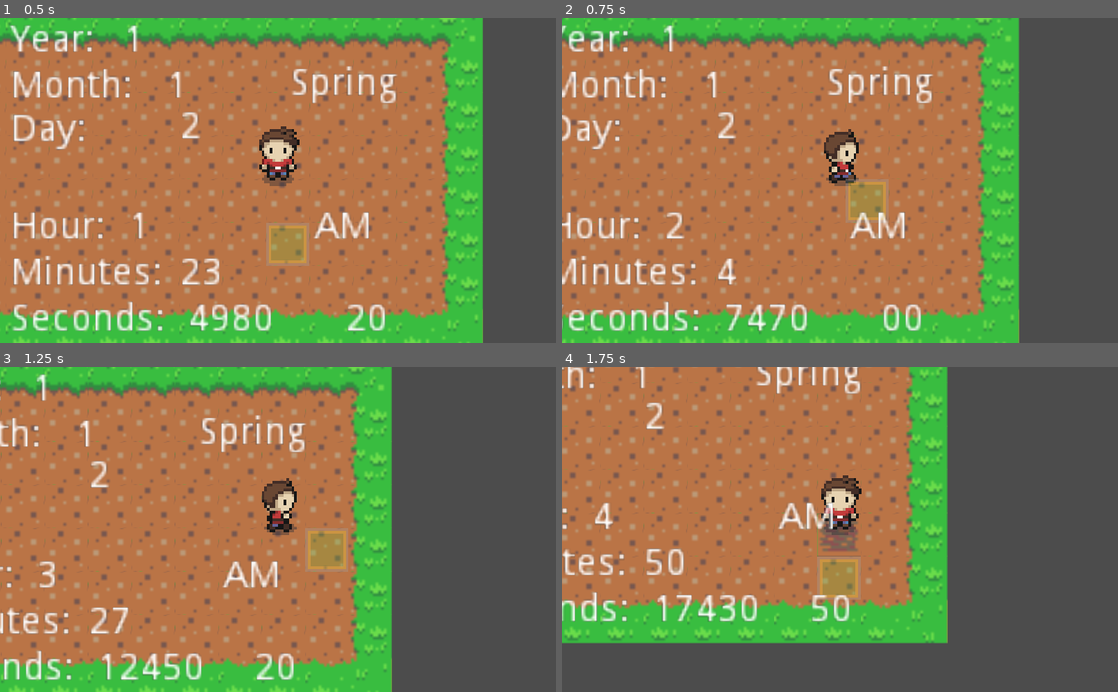
Above: before the commit, frames 1-4 (two rows, left to right).
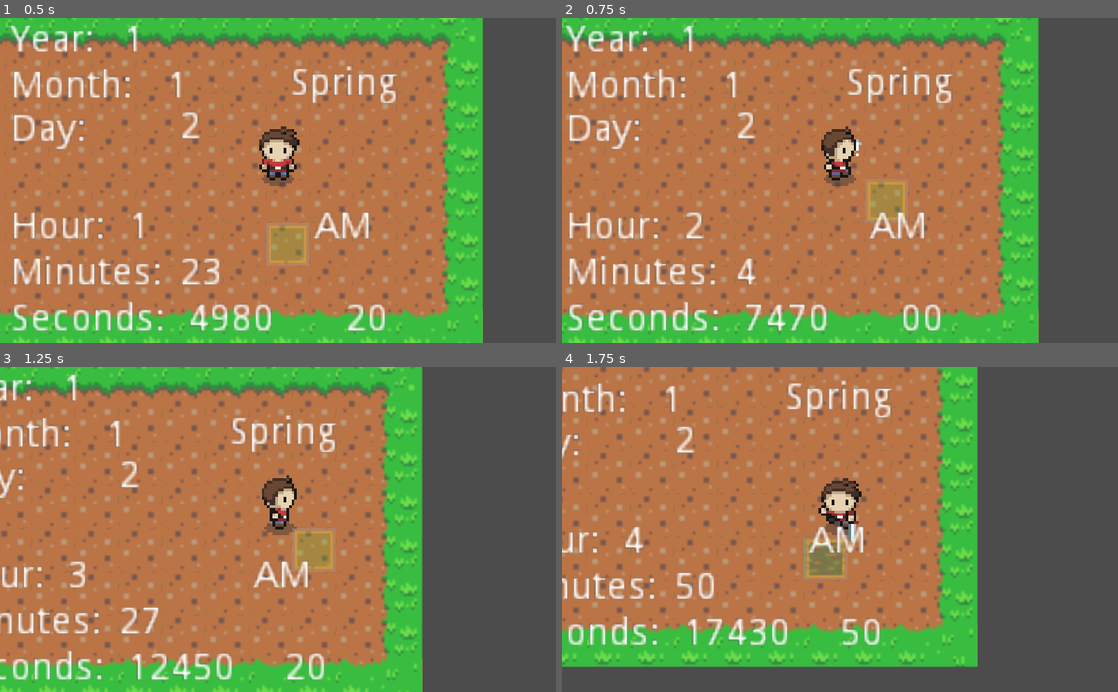
Above: after the commit, the same moments.

Repository: PeterCui1991/FarmTutorial
Game: Godot game, scene res://TileMap/Farm.tscn
Two runs of this game, one before a commit and one after it. Both use one fixed random seed, a clock stepped at 60 frames per second and the inputs below. Before the commit the project has no main scene; this scene is started directly in both runs.
Inputs:
- Up to frame 1 (0.5 s): no input
- Up to frame 2 (0.75 s): hold Right (ui_right) from 0.53 s (still down); tap Z (Action, bound only after the commit) at 0.6 s
- Up to frame 3 (1.25 s): keep holding Right (ui_right)
- Up to frame 4 (1.75 s): release Right (ui_right) at 1.28 s; hold Down (ui_down) from 1.28 s (still down); tap C (Hoe) at 1.35 s; tap Z (Action, bound only after the commit) at 1.55 s

Frame 1 is identical in both runs. In frame 2, 30% of the frame differs, in the area x 0-86%, y 0-100%; in frame 3, 30%; in frame 4, 35%, in the area x 0-75%, y 0-93%.

Commit message:
Simple State Machine for Player

Diff:
--- a/FarmTutorial/Player/Player.gd
+++ b/FarmTutorial/Player/Player.gd
@@ -4,38 +4,87 @@
 var max_speed = 48
 var face_direction = Vector2(0, 1)
 
+# State Machine
+enum STATES {WALK, IDLE, ATTACK}
+var state = 1 # 1 means IDLE, index of states, default
+
 onready var anim = $AnimationPlayer
 
 func _ready():
-	anim.play("Idle Down")
+	_change_state(STATES.IDLE)
 
-func _physics_process(delta):
+func _change_state(new_state):
+	# What you want player to do when they switch to new state
+	match new_state:
+		STATES.IDLE:
+			velocity = Vector2.ZERO
+		STATES.WALK:
+			pass
+		STATES.ATTACK:
+			pass
+	state = new_state
+
+func get_input_direction():
 	var input_direction = Vector2(
 		int(Input.is_action_pressed("ui_right")) - int(Input.is_action_pressed("ui_left")),
 		int(Input.is_action_pressed("ui_down")) - int(Input.is_action_pressed("ui_up"))
 		)
-	input_direction = input_direction.normalized()
+	return input_direction
 
-	if input_direction != Vector2.ZERO:
-		if input_direction.y == -1 and input_direction.x in [1, 0]:
-			anim.play('Walk Up')
-		elif input_direction.y == 1 and input_direction.x in [-1, 0]:
-			anim.play('Walk Down')
-		elif input_direction.x == 1 and input_direction.y in [0, 1]:
-			anim.play('Walk Right')
-		elif input_direction.x == -1 and input_direction.y in [0, -1]:
-			anim.play("Walk Left")
-		face_direction = input_direction
-		velocity = input_direction * max_speed
-	else:
-		if face_direction.y == -1 and face_direction.x in [1, 0]:
-			anim.play('Idle Up')
-		elif face_direction.y == 1 and face_direction.x in [-1, 0]:
-			anim.play("Idle Down")
-		elif face_direction.x == 1 and face_direction.y in [0, 1]:
-			anim.play('Idle Right')
-		elif face_direction.x == -1 and face_direction.y in [0, -1]:
-			anim.play("Idle Left")
-		velocity = Vector2.ZERO
+func _input(event):
+	if Input.is_action_just_pressed("Action"):
+		_change_state(STATES.ATTACK)
+		return
 
-	move_and_slide(velocity, Vector2.ZERO)
+func _physics_process(delta):
+	match state:
+		STATES.IDLE:
+			# check if player has movement action when in IDLE
+			var input_direction = get_input_direction()
+			if input_direction:
+				_change_state(STATES.WALK)
+				return
+
+			if face_direction.y == -1 and face_direction.x in [1, 0]:
+				anim.play('Idle Up')
+			elif face_direction.y == 1 and face_direction.x in [-1, 0]:
+				anim.play("Idle Down")
+			elif face_direction.x == 1 and face_direction.y in [0, 1]:
+				anim.play('Idle Right')
+			elif face_direction.x == -1 and face_direction.y in [0, -1]:
+				anim.play("Idle Left")
+
+		STATES.WALK:
+			# check if player has no movement
+			var input_direction = get_input_direction()
+			if not input_direction:
+				_change_state(STATES.IDLE)
+				return
+			if input_direction.y == -1 and input_direction.x in [1, 0]:
+				anim.play('Walk Up')
+			elif input_direction.y == 1 and input_direction.x in [-1, 0]:
+				anim.play('Walk Down')
+			elif input_direction.x == 1 and input_direction.y in [0, 1]:
+				anim.play('Walk Right')
+			elif input_direction.x == -1 and input_direction.y in [0, -1]:
+				anim.play("Walk Left")
+			input_direction = input_direction.normalized()
+			face_direction = input_direction
+			velocity = input_direction * max_speed
+
+			move_and_slide(velocity, Vector2.ZERO)
+
+		STATES.ATTACK:
+			if face_direction.y == -1 and face_direction.x in [1, 0]:
+				anim.play('Attack Up')
+			elif face_direction.y == 1 and face_direction.x in [-1, 0]:
+				anim.play("Attack Down")
+			elif face_direction.x == 1 and face_direction.y in [0, 1]:
+				anim.play('Attack Right')
+			elif face_direction.x == -1 and face_direction.y in [0, -1]:
+				anim.play("Attack Left")
+
+func _on_AnimationPlayer_animation_finished(anim_name):
+	if "Attack" in anim_name:
+		_change_state(STATES.IDLE)
+		return
--- a/FarmTutorial/Player/Player.tscn
+++ b/FarmTutorial/Player/Player.tscn
@@ -7,11 +7,464 @@
 [ext_resource path="res://Assets/Player/Naked-Idle-Up.png" type="Texture" id=5]
 [ext_resource path="res://Assets/Player/Naked-Walk-Down.png" type="Texture" id=6]
 [ext_resource path="res://Assets/Player/Naked-Walk-Side.png" type="Texture" id=7]
+[ext_resource path="res://Assets/Player/Naked-Attack.png" type="Texture" id=8]
 
 [sub_resource type="RectangleShape2D" id=1]
 extents = Vector2( 6.72868, 3.76048 )
 
 [sub_resource type="Animation" id=2]
+resource_name = "Attack Down"
+length = 0.2
+step = 0.05
+tracks/0/type = "value"
+tracks/0/path = NodePath("Sprite:texture")
+tracks/0/interp = 1
+tracks/0/loop_wrap = true
+tracks/0/imported = false
+tracks/0/enabled = true
+tracks/0/keys = {
+"times": PoolRealArray( 0 ),
+"transitions": PoolRealArray( 1 ),
+"update": 1,
+"values": [ ExtResource( 8 ) ]
+}
+tracks/1/type = "value"
+tracks/1/path = NodePath("Sprite:vframes")
+tracks/1/interp = 1
+tracks/1/loop_wrap = true
+tracks/1/imported = false
+tracks/1/enabled = true
+tracks/1/keys = {
+"times": PoolRealArray( 0 ),
+"transitions": PoolRealArray( 1 ),
+"update": 1,
+"values": [ 4 ]
+}
+tracks/2/type = "value"
+tracks/2/path = NodePath("Sprite:hframes")
+tracks/2/interp = 1
+tracks/2/loop_wrap = true
+tracks/2/imported = false
+tracks/2/enabled = true
+tracks/2/keys = {
+"times": PoolRealArray( 0 ),
+"transitions": PoolRealArray( 1 ),
+"update": 1,
+"values": [ 4 ]
+}
+tracks/3/type = "value"
+tracks/3/path = NodePath("Sprite:frame")
+tracks/3/interp = 1
+tracks/3/loop_wrap = true
+tracks/3/imported = false
+tracks/3/enabled = true
+tracks/3/keys = {
+"times": PoolRealArray( 0, 0.05, 0.1, 0.15 ),
+"transitions": PoolRealArray( 1, 1, 1, 1 ),
+"update": 1,
+"values": [ 0, 1, 2, 3 ]
+}
+tracks/4/type = "value"
+tracks/4/path = NodePath("Sprite:flip_h")
+tracks/4/interp = 1
+tracks/4/loop_wrap = true
+tracks/4/imported = false
+tracks/4/enabled = true
+tracks/4/keys = {
+"times": PoolRealArray( 0 ),
+"transitions": PoolRealArray( 1 ),
+"update": 1,
+"values": [ false ]
+}
+tracks/5/type = "value"
+tracks/5/path = NodePath("HitBox:monitorable")
+tracks/5/interp = 1
+tracks/5/loop_wrap = true
+tracks/5/imported = false
+tracks/5/enabled = true
+tracks/5/keys = {
+"times": PoolRealArray( 0, 0.05, 0.2 ),
+"transitions": PoolRealArray( 1, 1, 1 ),
+"update": 1,
+"values": [ false, true, false ]
+}
+tracks/6/type = "value"
+tracks/6/path = NodePath("HitBox:position")
+tracks/6/interp = 1
+tracks/6/loop_wrap = true
+tracks/6/imported = false
+tracks/6/enabled = true
+tracks/6/keys = {
+"times": PoolRealArray( 0 ),
+"transitions": PoolRealArray( 1 ),
+"update": 0,
+"values": [ Vector2( 0, 1 ) ]
+}
+tracks/7/type = "value"
+tracks/7/path = NodePath("HitBox:rotation_degrees")
+tracks/7/interp = 1
+tracks/7/loop_wrap = true
+tracks/7/imported = false
+tracks/7/enabled = true
+tracks/7/keys = {
+"times": PoolRealArray( 0 ),
+"transitions": PoolRealArray( 1 ),
+"update": 0,
+"values": [ 0.0 ]
+}
+tracks/8/type = "value"
+tracks/8/path = NodePath("HitBox:scale")
+tracks/8/interp = 1
+tracks/8/loop_wrap = true
+tracks/8/imported = false
+tracks/8/enabled = true
+tracks/8/keys = {
+"times": PoolRealArray( 0 ),
+"transitions": PoolRealArray( 1 ),
+"update": 0,
+"values": [ Vector2( 1, 1 ) ]
+}
+
+[sub_resource type="Animation" id=3]
+resource_name = "Attack Left"
+length = 0.2
+step = 0.05
+tracks/0/type = "value"
+tracks/0/path = NodePath("Sprite:texture")
+tracks/0/interp = 1
+tracks/0/loop_wrap = true
+tracks/0/imported = false
+tracks/0/enabled = true
+tracks/0/keys = {
+"times": PoolRealArray( 0 ),
+"transitions": PoolRealArray( 1 ),
+"update": 1,
+"values": [ ExtResource( 8 ) ]
+}
+tracks/1/type = "value"
+tracks/1/path = NodePath("Sprite:vframes")
+tracks/1/interp = 1
+tracks/1/loop_wrap = true
+tracks/1/imported = false
+tracks/1/enabled = true
+tracks/1/keys = {
+"times": PoolRealArray( 0 ),
+"transitions": PoolRealArray( 1 ),
+"update": 1,
+"values": [ 4 ]
+}
+tracks/2/type = "value"
+tracks/2/path = NodePath("Sprite:hframes")
+tracks/2/interp = 1
+tracks/2/loop_wrap = true
+tracks/2/imported = false
+tracks/2/enabled = true
+tracks/2/keys = {
+"times": PoolRealArray( 0 ),
+"transitions": PoolRealArray( 1 ),
+"update": 1,
+"values": [ 4 ]
+}
+tracks/3/type = "value"
+tracks/3/path = NodePath("Sprite:frame")
+tracks/3/interp = 1
+tracks/3/loop_wrap = true
+tracks/3/imported = false
+tracks/3/enabled = true
+tracks/3/keys = {
+"times": PoolRealArray( 0, 0.05, 0.1, 0.15 ),
+"transitions": PoolRealArray( 1, 1, 1, 1 ),
+"update": 1,
+"values": [ 12, 13, 14, 15 ]
+}
+tracks/4/type = "value"
+tracks/4/path = NodePath("Sprite:flip_h")
+tracks/4/interp = 1
+tracks/4/loop_wrap = true
+tracks/4/imported = false
+tracks/4/enabled = true
+tracks/4/keys = {
+"times": PoolRealArray( 0 ),
+"transitions": PoolRealArray( 1 ),
+"update": 1,
+"values": [ false ]
+}
+tracks/5/type = "value"
+tracks/5/path = NodePath("HitBox:monitorable")
+tracks/5/interp = 1
+tracks/5/loop_wrap = true
+tracks/5/imported = false
+tracks/5/enabled = true
+tracks/5/keys = {
+"times": PoolRealArray( 0, 0.05, 0.2 ),
+"transitions": PoolRealArray( 1, 1, 1 ),
+"update": 1,
+"values": [ false, true, false ]
+}
+tracks/6/type = "value"
+tracks/6/path = NodePath("HitBox:position")
+tracks/6/interp = 1
+tracks/6/loop_wrap = true
+tracks/6/imported = false
+tracks/6/enabled = true
+tracks/6/keys = {
+"times": PoolRealArray( 0 ),
+"transitions": PoolRealArray( 1 ),
+"update": 0,
+"values": [ Vector2( -11, -7 ) ]
+}
+tracks/7/type = "value"
+tracks/7/path = NodePath("HitBox:rotation_degrees")
+tracks/7/interp = 1
+tracks/7/loop_wrap = true
+tracks/7/imported = false
+tracks/7/enabled = true
+tracks/7/keys = {
+"times": PoolRealArray( 0 ),
+"transitions": PoolRealArray( 1 ),
+"update": 0,
+"values": [ -90.0 ]
+}
+tracks/8/type = "value"
+tracks/8/path = NodePath("HitBox:scale")
+tracks/8/interp = 1
+tracks/8/loop_wrap = true
+tracks/8/imported = false
+tracks/8/enabled = true
+tracks/8/keys = {
+"times": PoolRealArray( 0 ),
+"transitions": PoolRealArray( 1 ),
+"update": 0,
+"values": [ Vector2( 1, 1 ) ]
+}
+
+[sub_resource type="Animation" id=4]
+resource_name = "Attack Right"
+length = 0.2
+step = 0.05
+tracks/0/type = "value"
+tracks/0/path = NodePath("Sprite:texture")
+tracks/0/interp = 1
+tracks/0/loop_wrap = true
+tracks/0/imported = false
+tracks/0/enabled = true
+tracks/0/keys = {
+"times": PoolRealArray( 0 ),
+"transitions": PoolRealArray( 1 ),
+"update": 1,
+"values": [ ExtResource( 8 ) ]
+}
+tracks/1/type = "value"
+tracks/1/path = NodePath("Sprite:vframes")
+tracks/1/interp = 1
+tracks/1/loop_wrap = true
+tracks/1/imported = false
+tracks/1/enabled = true
+tracks/1/keys = {
+"times": PoolRealArray( 0 ),
+"transitions": PoolRealArray( 1 ),
+"update": 1,
+"values": [ 4 ]
+}
+tracks/2/type = "value"
+tracks/2/path = NodePath("Sprite:hframes")
+tracks/2/interp = 1
+tracks/2/loop_wrap = true
+tracks/2/imported = false
+tracks/2/enabled = true
+tracks/2/keys = {
+"times": PoolRealArray( 0 ),
+"transitions": PoolRealArray( 1 ),
+"update": 1,
+"values": [ 4 ]
+}
+tracks/3/type = "value"
+tracks/3/path = NodePath("Sprite:frame")
+tracks/3/interp = 1
+tracks/3/loop_wrap = true
+tracks/3/imported = false
+tracks/3/enabled = true
+tracks/3/keys = {
+"times": PoolRealArray( 0, 0.05, 0.1, 0.15 ),
+"transitions": PoolRealArray( 1, 1, 1, 1 ),
+"update": 1,
+"values": [ 8, 9, 10, 11 ]
+}
+tracks/4/type = "value"
+tracks/4/path = NodePath("Sprite:flip_h")
+tracks/4/interp = 1
+tracks/4/loop_wrap = true
+tracks/4/imported = false
+tracks/4/enabled = true
+tracks/4/keys = {
+"times": PoolRealArray( 0 ),
+"transitions": PoolRealArray( 1 ),
+"update": 1,
+"values": [ false ]
+}
+tracks/5/type = "value"
+tracks/5/path = NodePath("HitBox:monitorable")
+tracks/5/interp = 1
+tracks/5/loop_wrap = true
+tracks/5/imported = false
+tracks/5/enabled = true
+tracks/5/keys = {
+"times": PoolRealArray( 0, 0.05, 0.2 ),
+"transitions": PoolRealArray( 1, 1, 1 ),
+"update": 1,
+"values": [ false, true, false ]
+}
+tracks/6/type = "value"
+tracks/6/path = NodePath("HitBox:position")
+tracks/6/interp = 1
+tracks/6/loop_wrap = true
+tracks/6/imported = false
+tracks/6/enabled = true
+tracks/6/keys = {
+"times": PoolRealArray( 0 ),
+"transitions": PoolRealArray( 1 ),
+"update": 0,
+"values": [ Vector2( 10, -7 ) ]
+}
+tracks/7/type = "value"
+tracks/7/path = NodePath("HitBox:rotation_degrees")
+tracks/7/interp = 1
+tracks/7/loop_wrap = true
+tracks/7/imported = false
+tracks/7/enabled = true
+tracks/7/keys = {
+"times": PoolRealArray( 0 ),
+"transitions": PoolRealArray( 1 ),
+"update": 0,
+"values": [ 90.0 ]
+}
+tracks/8/type = "value"
+tracks/8/path = NodePath("HitBox:scale")
+tracks/8/interp = 1
+tracks/8/loop_wrap = true
+tracks/8/imported = false
+tracks/8/enabled = true
+tracks/8/keys = {
+"times": PoolRealArray( 0 ),
+"transitions": PoolRealArray( 1 ),
+"update": 0,
+"values": [ Vector2( 1, 1 ) ]
+}
+
+[sub_resource type="Animation" id=5]
+resource_name = "Attack Up"
+length = 0.2
+step = 0.05
+tracks/0/type = "value"
+tracks/0/path = NodePath("Sprite:texture")
+tracks/0/interp = 1
+tracks/0/loop_wrap = true
+tracks/0/imported = false
+tracks/0/enabled = true
+tracks/0/keys = {
+"times": PoolRealArray( 0 ),
+"transitions": PoolRealArray( 1 ),
+"update": 1,
+"values": [ ExtResource( 8 ) ]
+}
+tracks/1/type = "value"
+tracks/1/path = NodePath("Sprite:vframes")
+tracks/1/interp = 1
+tracks/1/loop_wrap = true
+tracks/1/imported = false
+tracks/1/enabled = true
+tracks/1/keys = {
+"times": PoolRealArray( 0 ),
+"transitions": PoolRealArray( 1 ),
+"update": 1,
+"values": [ 4 ]
+}
+tracks/2/type = "value"
+tracks/2/path = NodePath("Sprite:hframes")
+tracks/2/interp = 1
+tracks/2/loop_wrap = true
+tracks/2/imported = false
+tracks/2/enabled = true
+tracks/2/keys = {
+"times": PoolRealArray( 0 ),
+"transitions": PoolRealArray( 1 ),
+"update": 1,
+"values": [ 4 ]
+}
+tracks/3/type = "value"
+tracks/3/path = NodePath("Sprite:frame")
+tracks/3/interp = 1
+tracks/3/loop_wrap = true
+tracks/3/imported = false
+tracks/3/enabled = true
+tracks/3/keys = {
+"times": PoolRealArray( 0, 0.05, 0.1, 0.15 ),
+"transitions": PoolRealArray( 1, 1, 1, 1 ),
+"update": 1,
+"values": [ 4, 5, 6, 7 ]
+}
+tracks/4/type = "value"
+tracks/4/path = NodePath("Sprite:flip_h")
+tracks/4/interp = 1
+tracks/4/loop_wrap = true
+tracks/4/imported = false
+tracks/4/enabled = true
+tracks/4/keys = {
+"times": PoolRealArray( 0 ),
+"transitions": PoolRealArray( 1 ),
+"update": 1,
+"values": [ false ]
+}
+tracks/5/type = "value"
+tracks/5/path = NodePath("HitBox:monitorable")
+tracks/5/interp = 1
+tracks/5/loop_wrap = true
+tracks/5/imported = false
+tracks/5/enabled = true
+tracks/5/keys = {
+"times": PoolRealArray( 0, 0.05, 0.2 ),
+"transitions": PoolRealArray( 1, 1, 1 ),
+"update": 1,
+"values": [ false, true, false ]
+}
+tracks/6/type = "value"
+tracks/6/path = NodePath("HitBox:position")
+tracks/6/interp = 1
+tracks/6/loop_wrap = true
+tracks/6/imported = false
+tracks/6/enabled = true
+tracks/6/keys = {
+"times": PoolRealArray( 0 ),
+"transitions": PoolRealArray( 1 ),
+"update": 0,
+"values": [ Vector2( 0, -15 ) ]
+}
+tracks/7/type = "value"
+tracks/7/path = NodePath("HitBox:rotation_degrees")
+tracks/7/interp = 1
+tracks/7/loop_wrap = true
+tracks/7/imported = false
+tracks/7/enabled = true
+tracks/7/keys = {
+"times": PoolRealArray( 0 ),
+"transitions": PoolRealArray( 1 ),
+"update": 0,
+"values": [ 0.0 ]
+}
+tracks/8/type = "value"
+tracks/8/path = NodePath("HitBox:scale")
+tracks/8/interp = 1
+tracks/8/loop_wrap = true
+tracks/8/imported = false
+tracks/8/enabled = true
+tracks/8/keys = {
+"times": PoolRealArray( 0 ),
+"transitions": PoolRealArray( 1 ),
+"update": 0,
+"values": [ Vector2( 1, 1 ) ]
+}
+
+[sub_resource type="Animation" id=6]
 length = 0.1
 tracks/0/type = "value"
 tracks/0/path = NodePath("Sprite:texture")
@@ -74,8 +527,7 @@
 "values": [ false ]
 }
 
-[sub_resource type="Animation" id=3]
-resource_name = "Idle Left"
+[sub_resource type="Animation" id=7]
 length = 0.1
 tracks/0/type = "value"
 tracks/0/path = NodePath("Sprite:texture")
@@ -138,8 +590,7 @@
 "values": [ true ]
 }
 
-[sub_resource type="Animation" id=4]
-resource_name = "Idle Right"
+[sub_resource type="Animation" id=8]
 length = 0.1
 loop = true
 tracks/0/type = "value"
@@ -266,8 +717,7 @@
 "values": [ false ]
 }
 
-[sub_resource type="Animation" id=6]
-resource_name = "Walk Down"
+[sub_resource type="Animation" id=10]
 length = 0.4
 loop = true
 tracks/0/type = "value"
@@ -331,8 +781,7 @@
 "values": [ false ]
 }
 
-[sub_resource type="Animation" id=7]
-resource_name = "Walk Left"
+[sub_resource type="Animation" id=11]
 length = 0.4
 loop = true
 tracks/0/type = "value"
@@ -396,7 +845,7 @@
 "values": [ true ]
 }
 
-[sub_resource type="Animation" id=8]
+[sub_resource type="Animation" id=12]
 length = 0.4
 loop = true
 tracks/0/type = "value"
@@ -460,7 +909,7 @@
 "values": [ false ]
 }
 
-[sub_resource type="Animation" id=9]
+[sub_resource type="Animation" id=13]
 length = 0.4
 loop = true
 tracks/0/type = "value"
@@ -524,24 +973,43 @@
 "values": [ false ]
 }
 
+[sub_resource type="RectangleShape2D" id=14]
+extents = Vector2( 8.63059, 4.28569 )
+
 [node name="Player" type="KinematicBody2D"]
 script = ExtResource( 1 )
 
 [node name="Sprite" type="Sprite" parent="."]
 position = Vector2( 0, -10 )
-texture = ExtResource( 2 )
+texture = ExtResource( 8 )
+vframes = 4
 hframes = 4
+frame = 4
 
 [node name="CollisionShape2D" type="CollisionShape2D" parent="."]
 position = Vector2( 0, -1.40584 )
 shape = SubResource( 1 )
 
 [node name="AnimationPlayer" type="AnimationPlayer" parent="."]
-"anims/Idle Down" = SubResource( 2 )
-"anims/Idle Left" = SubResource( 3 )
-"anims/Idle Right" = SubResource( 4 )
-"anims/Idle Up" = SubResource( 5 )
-"anims/Walk Down" = SubResource( 6 )
-"anims/Walk Left" = SubResource( 7 )
-"anims/Walk Right" = SubResource( 8 )
-"anims/Walk Up" = SubResource( 9 )
+"anims/Attack Down" = SubResource( 2 )
+"anims/Attack Left" = SubResource( 3 )
+"anims/Attack Right" = SubResource( 4 )
+"anims/Attack Up" = SubResource( 5 )
+"anims/Idle Down" = SubResource( 6 )
+"anims/Idle Left" = SubResource( 7 )
+"anims/Idle Right" = SubResource( 8 )
+"anims/Idle Up" = SubResource( 9 )
+"anims/Walk Down" = SubResource( 10 )
+"anims/Walk Left" = SubResource( 11 )
+"anims/Walk Right" = SubResource( 12 )
+"anims/Walk Up" = SubResource( 13 )
+
+[node name="HitBox" type="Area2D" parent="."]
+position = Vector2( 0, -15 )
+monitorable = false
+collision_layer = 2147483650
+collision_mask = 4
+
+[node name="Shape" type="CollisionShape2D" parent="HitBox"]
+shape = SubResource( 14 )
+[connection signal="animation_finished" from="AnimationPlayer" to="." method="_on_AnimationPlayer_animation_finished"]
--- a/FarmTutorial/TileMap/Farm.gd
+++ b/FarmTutorial/TileMap/Farm.gd
@@ -5,7 +5,7 @@
 
 # TMP TEST
 var crop_data = {"pk": 1,
-                 "object_name":"Potato",
+				 "object_name":"Potato",
 				 "phase_days": [1,2,2,2,INF],
 				 "current_phase": 0,
 				 "day_of_current_phase": 0,
--- a/FarmTutorial/TileMap/Farm.tscn
+++ b/FarmTutorial/TileMap/Farm.tscn
@@ -18,9 +18,14 @@
 0/autotile/spacing = 0
 0/autotile/occluder_map = [  ]
 0/autotile/navpoly_map = [  ]
+0/autotile/priority_map = [  ]
 0/autotile/z_index_map = [  ]
 0/occluder_offset = Vector2( 0, 0 )
 0/navigation_offset = Vector2( 0, 0 )
+0/shape_offset = Vector2( 0, 0 )
+0/shape_transform = Transform2D( 1, 0, 0, 1, 0, 0 )
+0/shape_one_way = false
+0/shape_one_way_margin = 0.0
 0/shapes = [  ]
 0/z_index = 0
 1/name = "dirt"
@@ -31,6 +36,10 @@
 1/tile_mode = 0
 1/occluder_offset = Vector2( 0, 0 )
 1/navigation_offset = Vector2( 0, 0 )
+1/shape_offset = Vector2( 0, 0 )
+1/shape_transform = Transform2D( 1, 0, 0, 1, 0, 0 )
+1/shape_one_way = false
+1/shape_one_way_margin = 0.0
 1/shapes = [  ]
 1/z_index = 0
 2/name = "scratch_dirt"
@@ -41,6 +50,10 @@
 2/tile_mode = 0
 2/occluder_offset = Vector2( 0, 0 )
 2/navigation_offset = Vector2( 0, 0 )
+2/shape_offset = Vector2( 0, 0 )
+2/shape_transform = Transform2D( 1, 0, 0, 1, 0, 0 )
+2/shape_one_way = false
+2/shape_one_way_margin = 0.0
 2/shapes = [  ]
 2/z_index = 0
 3/name = "wet_dirt"
@@ -51,6 +64,10 @@
 3/tile_mode = 0
 3/occluder_offset = Vector2( 0, 0 )
 3/navigation_offset = Vector2( 0, 0 )
+3/shape_offset = Vector2( 0, 0 )
+3/shape_transform = Transform2D( 1, 0, 0, 1, 0, 0 )
+3/shape_one_way = false
+3/shape_one_way_margin = 0.0
 3/shapes = [  ]
 3/z_index = 0
 
--- a/FarmTutorial/project.godot
+++ b/FarmTutorial/project.godot
@@ -16,6 +16,7 @@
 [application]
 
 config/name="FarmTutorial"
+run/main_scene="res://TileMap/Farm.tscn"
 config/icon="res://icon.png"
 
 [autoload]
@@ -70,6 +71,17 @@
 "events": [ Object(InputEventKey,"resource_local_to_scene":false,"resource_name":"","device":0,"alt":false,"shift":false,"control":false,"meta":false,"command":false,"pressed":false,"scancode":32,"unicode":0,"echo":false,"script":null)
  ]
 }
+Action={
+"deadzone": 0.5,
+"events": [ Object(InputEventKey,"resource_local_to_scene":false,"resource_name":"","device":0,"alt":false,"shift":false,"control":false,"meta":false,"command":false,"pressed":false,"scancode":90,"unicode":0,"echo":false,"script":null)
+ ]
+}
+
+[layer_names]
+
+2d_physics/layer_1="Character"
+2d_physics/layer_2="HitBox"
+2d_physics/layer_3="HurtBox"
 
 [rendering]
 
Binary file added: FarmTutorial/Assets/Objects/Coins/Gold-Coins.png
Not shown, added: FarmTutorial/Assets/Objects/Coins/Gold-Coins.png.import
Binary file added: FarmTutorial/Assets/Objects/Weed/grass.png
Not shown, added: FarmTutorial/Assets/Objects/Weed/grass.png.import
Binary file added: FarmTutorial/Assets/Objects/Weed/grass_chop.png
Not shown, added: FarmTutorial/Assets/Objects/Weed/grass_chop.png.import
Binary file added: FarmTutorial/Assets/Player/Naked-Attack.png
Not shown, added: FarmTutorial/Assets/Player/Naked-Attack.png.import
Binary file added: FarmTutorial/Assets/Player/Naked-Pickup.png
Not shown, added: FarmTutorial/Assets/Player/Naked-Pickup.png.import
Not shown: 2 places in FarmTutorial/Player/Player.tscn that only renumber resources
Not shown, added: .DS_Store
(and 3 more such lines)
